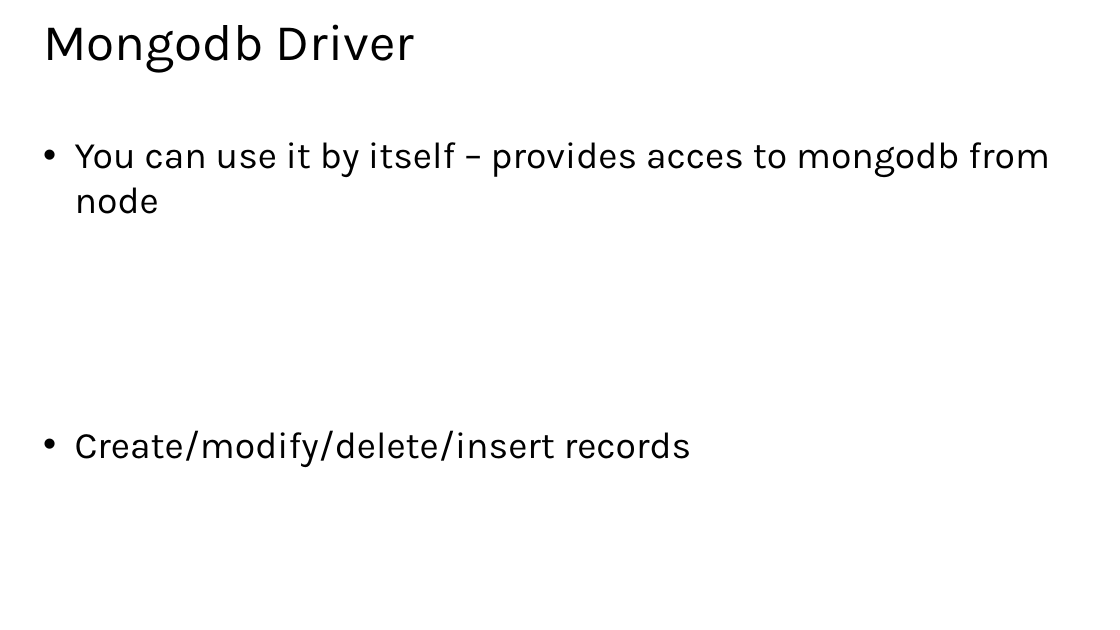
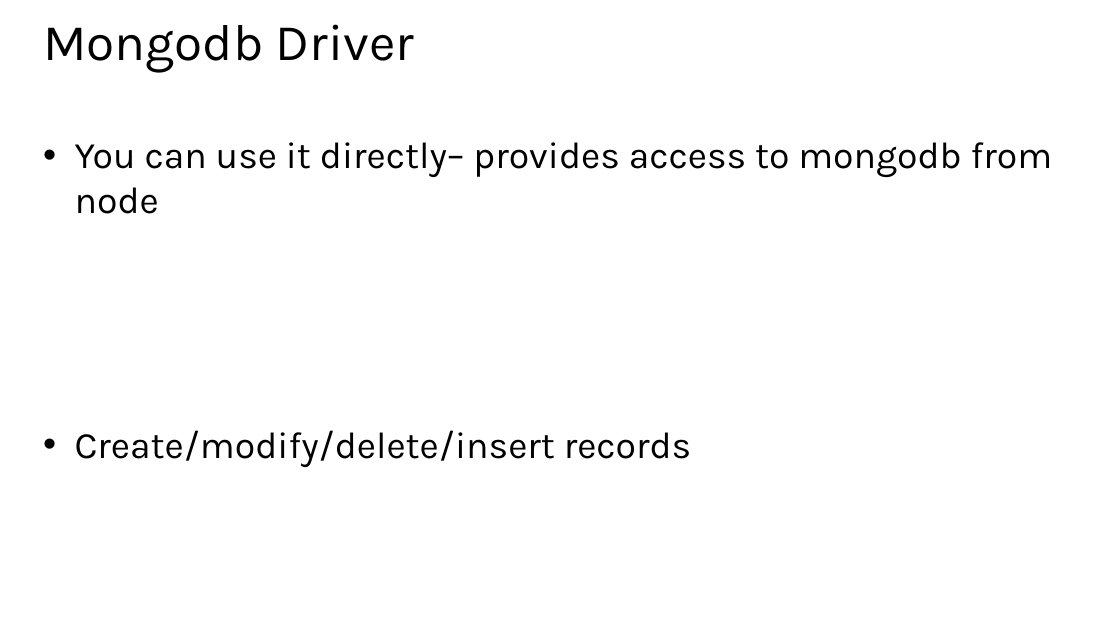
Before and after one commit to hwz/chirp, a slide deck: slide 10 of slides/module4.pptx. Drawn at 1120x630 pixels with LibreOffice and Linux fonts; fonts in the diff are those of the drawing. Boxes give left, top, right and bottom in pixels: in the first picture for what was removed or moved away, otherwise in the second. Text is boxed around its words. In the diff, an @@ line names an element or a change of style, - is before the commit and + after.

Commit message:
update slides

```diff
--- a/slides/module4.pptx
+++ b/slides/module4.pptx
@@ text at (x1=75, y1=142, x2=1053, y2=214): text changed @@
-• You can use it by itself – provides acces to mongodb from node
+• You can use it directly– provides access to mongodb from node
```
Also in this commit, not shown: 5 other slides changed, 1 slide added, 2 slides removed, 2 other files.
